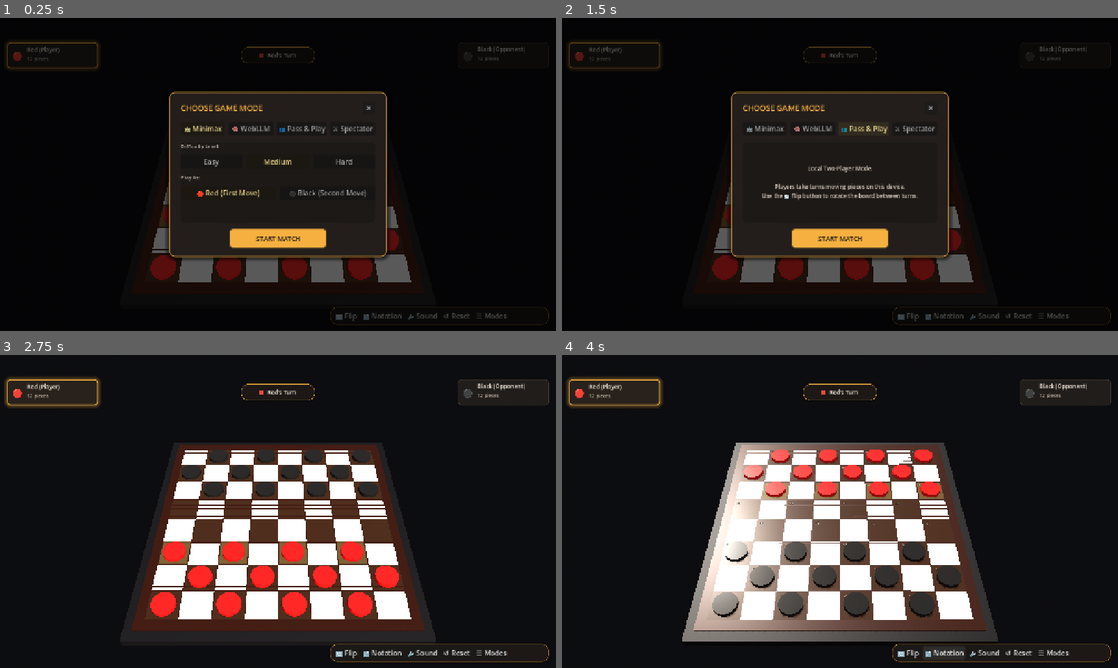
Above: before the commit, frames 1-4 (two rows, left to right).
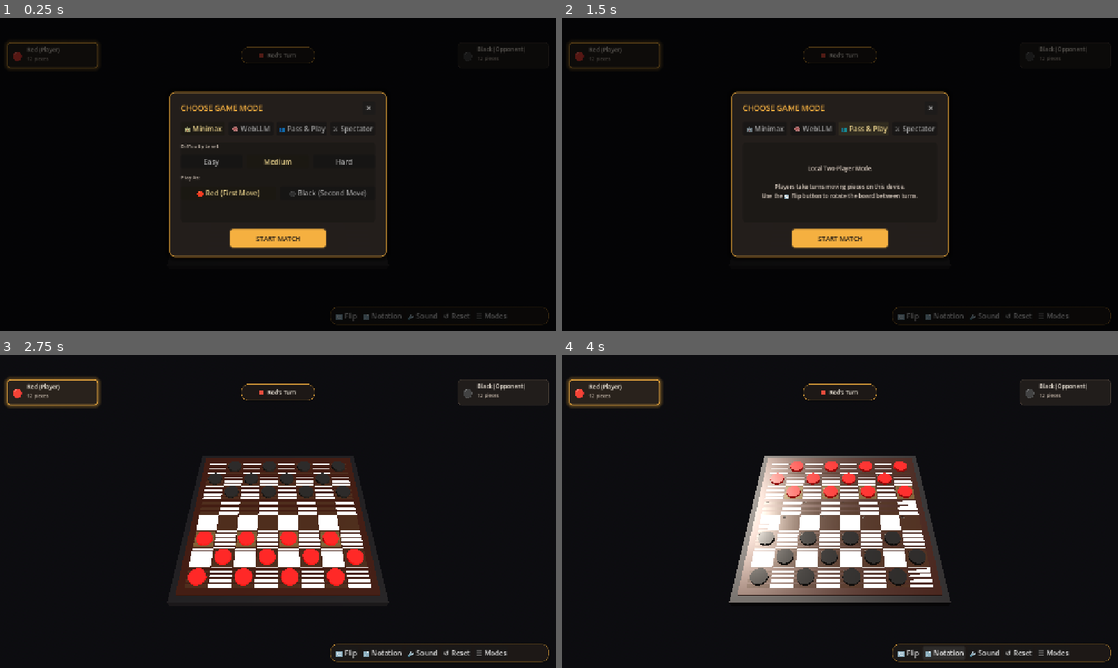
Above: after the commit, the same moments.

Repository: jpeckenpaugh/chk-livive-net
Game: Godot game, scene res://scenes/main.tscn
The game is run twice, just before and just after one commit, with the same random seed, the same clock (stepped at 60 frames per second) and the same inputs.
Inputs:
- Up to frame 1 (0.25 s): no input
- Up to frame 2 (1.5 s): click "👥 Pass & Play" at 0.5 s; click "👥 Pass & Play" at 1.25 s
- Up to frame 3 (2.75 s): click "START MATCH" at 2 s
- Up to frame 4 (4 s): click "🔄 Flip" at 2.75 s; click "🔢 Notation" at 3.5 s

The runs differ from the first frame. In frame 1, 3.5% of the frame differs, in the area x 27-74%, y 52-85%; in frame 2, 3.5%; in frame 3, 22%; in frame 4, 25%, in the area x 21-79%, y 28-92%.

Commit message:
fix(godot): attach notifyRender unconditionally and expand camera FOV to frame full board

Diff:
--- a/godot_project/scenes/main.tscn
+++ b/godot_project/scenes/main.tscn
@@ -48,9 +48,9 @@
 [node name="CameraPivot" type="Node3D" parent="."]
 
 [node name="Camera3D" type="Camera3D" parent="CameraPivot"]
-transform = Transform3D(1, 0, 0, 0, 0.67422, 0.738531, 0, -0.738531, 0.67422, 0, 11.2, 9.8)
+transform = Transform3D(1, 0, 0, 0, 0.67422, 0.738531, 0, -0.738531, 0.67422, 0, 12.0, 9.5)
 current = true
-fov = 42.0
+fov = 55.0
 
 [node name="BoardPedestal" type="MeshInstance3D" parent="."]
 transform = Transform3D(1, 0, 0, 0, 1, 0, 0, 0, 1, 0, -0.25, 0)
--- a/godot_project/scripts/main_controller.gd
+++ b/godot_project/scripts/main_controller.gd
@@ -17,7 +17,7 @@
 func _ready() -> void:
 	# Orient camera to look at the board center with slight forward bias to clear top HUD
 	if camera != null:
-		camera.look_at(Vector3(0, 0, -0.4), Vector3.UP)
+		camera.look_at(Vector3(0, 0, -0.2), Vector3.UP)
 
 	# Connect Autoload Bridge signals
 	if Bridge != null:
Not shown, changed: src/godot_adapter.js
